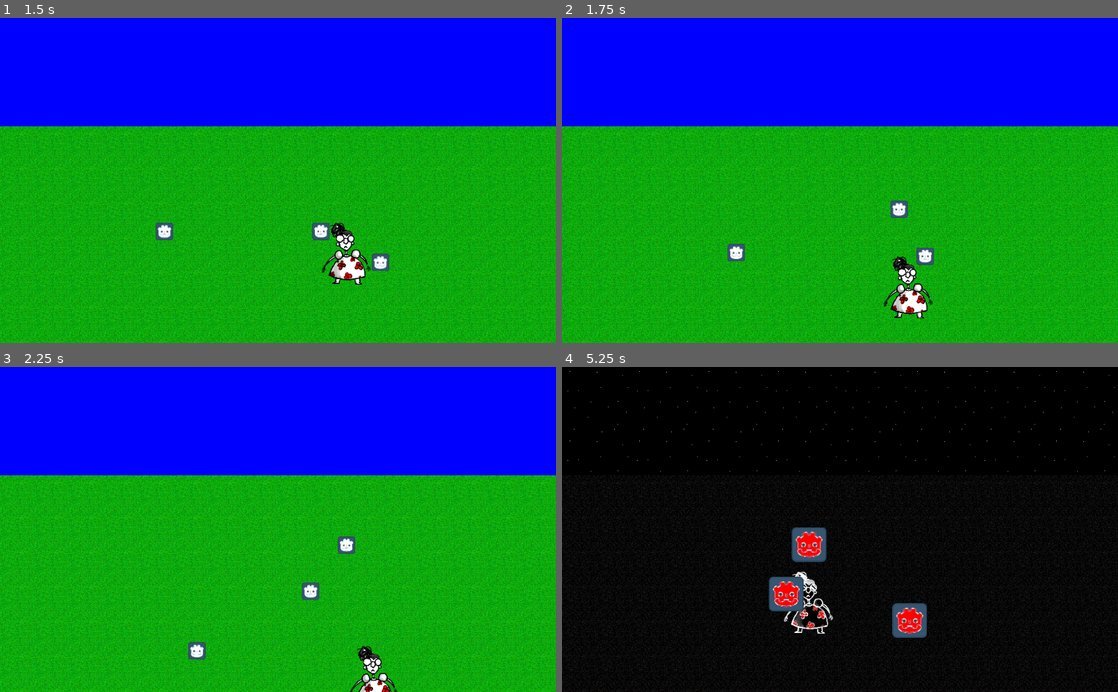
Above: before the commit, frames 1-4 (two rows, left to right).
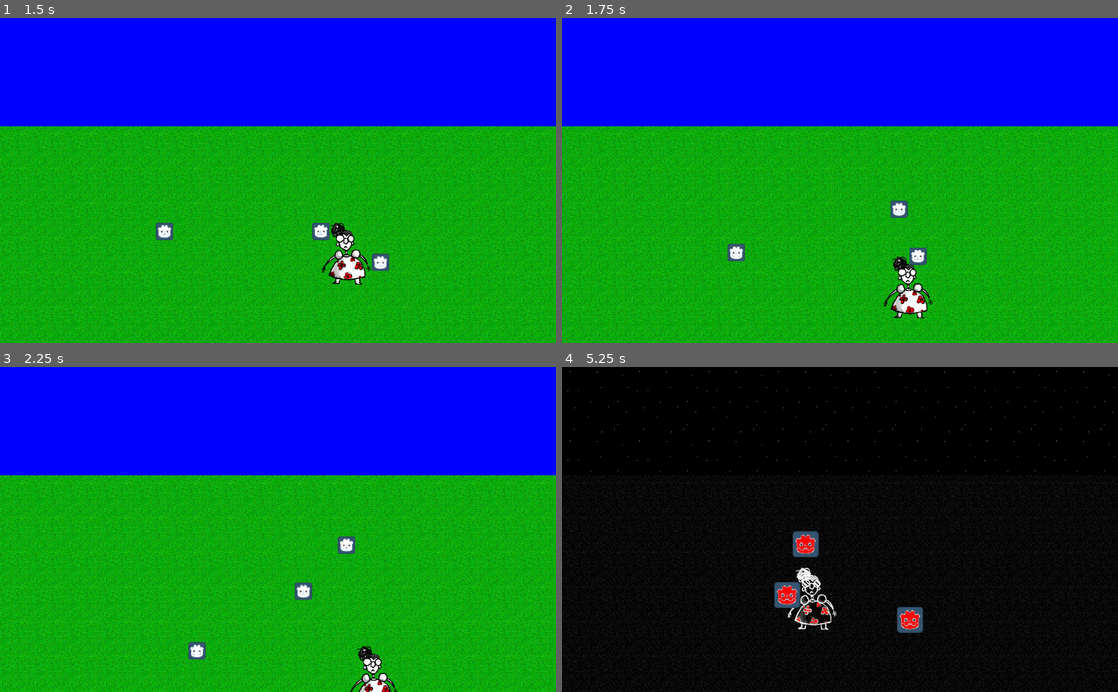
Above: after the commit, the same moments.

Repository: HedgeLizards/GGJ22
Game: Godot game, scene res://scenes/Main.tscn
Same seed, same stepped clock (60 frames per second), same inputs: the game is played once before the commit and once after it. The engine's default icon, where the game draws it, is replaced by a stand-in: a white triangle on a blue panel in a dark square.
Inputs (mouse positions are in pixels of both pictures, inside the frame that each line leads up to):
- Up to frame 1 (1.5 s): tap Enter at 0.5 s; move the mouse to (400, 164) at 0.52 s; press the mouse at (400, 164) at 0.53 s; hold D (right) 0.53-1.28 s; move the mouse to (166, 196) at 1.27 s; release the mouse at (166, 196) at 1.28 s; hold S (down) from 1.28 s (still down); click (166, 196) at 1.35 s
- Up to frame 2 (1.75 s): keep holding S (down)
- Up to frame 3 (2.25 s): move the mouse to (333, 458) at 2.02 s; release S (down) at 2.03 s; press the mouse at (333, 458) at 2.03 s; hold D (right) from 2.03 s (still down)
- Up to frame 4 (5.25 s): move the mouse to (812, 594) at 2.77 s; release D (right) at 2.78 s; release the mouse at (812, 594) at 2.78 s; hold W (up) 2.78-3.53 s; click (812, 594) at 2.85 s; move the mouse to (1006, 578) at 3.52 s; press the mouse at (1006, 578) at 3.53 s; hold A (left) 3.53-5.03 s; move the mouse to (673, 480) at 4.27 s; release the mouse at (673, 480) at 4.28 s; click (673, 480) at 4.35 s; move the mouse to (867, 529) at 5.02 s; press the mouse at (867, 529) at 5.03 s; hold S (down) from 5.03 s (still down)

Frame 1 is identical in both runs. In frame 2, 0.2% of the frame differs, in the area x 62-67%, y 70-77%; in frame 3, 0.2%; in frame 4, 2.3%, in the area x 37-66%, y 49-84%.

Commit message:
dual group

Diff:
--- a/scenes/DeadBunny.tscn
+++ b/scenes/DeadBunny.tscn
@@ -5,4 +5,5 @@
 [node name="DeadBunny" type="Node2D"]
 
 [node name="Sprite" type="Sprite" parent="."]
+scale = Vector2( 0.7, 0.7 )
 texture = ExtResource( 1 )
--- a/scenes/Main.tscn
+++ b/scenes/Main.tscn
@@ -15,7 +15,7 @@
 [node name="Main" type="Node"]
 script = ExtResource( 5 )
 
-[node name="Environment" type="Node2D" parent="."]
+[node name="Environment" type="Node2D" parent="." groups=["dual"]]
 z_index = -10
 script = ExtResource( 10 )
 
@@ -81,7 +81,7 @@
 
 [node name="Tween" type="Tween" parent="Tooltip"]
 
-[node name="Player" parent="." instance=ExtResource( 3 )]
+[node name="Player" parent="." groups=["dual"] instance=ExtResource( 3 )]
 position = Vector2( 450, 385 )
 
 [node name="Rabbit" parent="." instance=ExtResource( 1 )]
@@ -123,11 +123,7 @@
 
 [connection signal="tween_completed" from="Tooltip/Tween" to="Tooltip" method="_on_Tween_tween_completed"]
 [connection signal="tween_step" from="Tooltip/Tween" to="Tooltip" method="_on_Tween_tween_step"]
-[connection signal="timeout" from="DayNight/DayEnd" to="Environment" method="_on_DayEnd_timeout"]
 [connection signal="timeout" from="DayNight/DayEnd" to="Tooltip" method="_on_DayEnd_timeout"]
-[connection signal="timeout" from="DayNight/DayEnd" to="Player" method="_on_DayEnd_timeout"]
 [connection signal="timeout" from="DayNight/DayEnd" to="DayNight" method="_on_DayEnd_timeout"]
-[connection signal="timeout" from="DayNight/NightEnd" to="Environment" method="_on_NightEnd_timeout"]
 [connection signal="timeout" from="DayNight/NightEnd" to="Tooltip" method="_on_NightEnd_timeout"]
-[connection signal="timeout" from="DayNight/NightEnd" to="Player" method="_on_NightEnd_timeout"]
 [connection signal="timeout" from="DayNight/NightEnd" to="DayNight" method="_on_NightEnd_timeout"]
--- a/scenes/Rabbit.tscn
+++ b/scenes/Rabbit.tscn
@@ -1,26 +1,34 @@
-[gd_scene load_steps=5 format=2]
+[gd_scene load_steps=6 format=2]
 
 [ext_resource path="res://assets/bunny.png" type="Texture" id=1]
 [ext_resource path="res://scripts/Rabbit.gd" type="Script" id=2]
 [ext_resource path="res://assets/evil_bunny.png" type="Texture" id=3]
 
-[sub_resource type="RectangleShape2D" id=1]
-extents = Vector2( 25, 25 )
+[sub_resource type="CircleShape2D" id=3]
+radius = 15.0
 
-[node name="Rabbit" type="KinematicBody2D" groups=["bunnies"]]
+[sub_resource type="CircleShape2D" id=4]
+radius = 30.0
+
+[node name="Rabbit" type="KinematicBody2D" groups=["bunnies", "dual"]]
 collision_layer = 5
 script = ExtResource( 2 )
 
-[node name="CollisionShape2D" type="CollisionShape2D" parent="."]
-shape = SubResource( 1 )
+[node name="DayShape" type="CollisionShape2D" parent="."]
+shape = SubResource( 3 )
 
-[node name="Day" type="Sprite" parent="."]
+[node name="NightShape" type="CollisionShape2D" parent="."]
+shape = SubResource( 4 )
+disabled = true
+
+[node name="DaySprite" type="Sprite" parent="."]
 scale = Vector2( 0.5, 0.5 )
 z_index = -1
 texture = ExtResource( 1 )
 
-[node name="Night" type="Sprite" parent="."]
+[node name="NightSprite" type="Sprite" parent="."]
 visible = false
+scale = Vector2( 0.75, 0.75 )
 texture = ExtResource( 3 )
 
 [node name="RethinkTimer" type="Timer" parent="."]
--- a/scripts/DayNight.gd
+++ b/scripts/DayNight.gd
@@ -28,8 +28,12 @@
 func _on_DayEnd_timeout():
 	day = false
 	$NightEnd.start()
+	get_tree().call_group("dual", "nightstart")
+	get_tree().call_group("dual", "daychange", true)
 
 
 func _on_NightEnd_timeout():
 	day = true
 	$DayEnd.start()
+	get_tree().call_group("dual", "daystart")
+	get_tree().call_group("dual", "daychange", false)
--- a/scripts/Environment.gd
+++ b/scripts/Environment.gd
@@ -13,11 +13,6 @@
 
 
 
-func _on_DayEnd_timeout():
-	$Day.visible = false
-	$Night.visible = true
-
-
-func _on_NightEnd_timeout():
-	$Day.visible = true
-	$Night.visible = false
+func daychange(is_night):
+	$Day.visible = not is_night
+	$Night.visible = is_night
--- a/scripts/Player.gd
+++ b/scripts/Player.gd
@@ -36,11 +36,6 @@
 	$Body.look_at(mouse_position)
 
 
-func _on_DayEnd_timeout():
-	$Day.visible = false
-	$Night.visible = true
-
-
-func _on_NightEnd_timeout():
-	$Day.visible = true
-	$Night.visible = false
+func daychange(is_night):
+	$Day.visible = not is_night
+	$Night.visible = is_night
--- a/scripts/Rabbit.gd
+++ b/scripts/Rabbit.gd
@@ -38,11 +38,11 @@
 
 
 func _physics_process(delta):
-	var is_night = get_node("/root/Main/DayNight").is_night()
-	if not evil and is_night:
-		turn_evil()
-	elif evil and not is_night:
-		turn_peaceful()
+	#var is_night = get_node("/root/Main/DayNight").is_night()
+	#if not evil and is_night:
+		#turn_evil()
+	#elif evil and not is_night:
+		#turn_peaceful()
 
 	if not evil and status == Status.MOVE:
 		move_and_slide(direction * speed)
@@ -52,13 +52,11 @@
 		move_and_slide(direction * speed)
 
 
-func turn_evil():
-	evil = true
-	$Day.visible = false
-	$Night.visible = true
-
-func turn_peaceful():
-	evil = false
-	health = 10
-	$Day.visible = true
-	$Night.visible = false
+func daychange(is_night):
+	evil = is_night
+	$DaySprite.visible = not is_night
+	$NightSprite.visible = is_night
+	$DayShape.disabled = is_night
+	$NightShape.disabled = not is_night
+	if not is_night:
+		health = 10
Binary file added: assets/carcass.png
Not shown, added: assets/carcass.png.import
